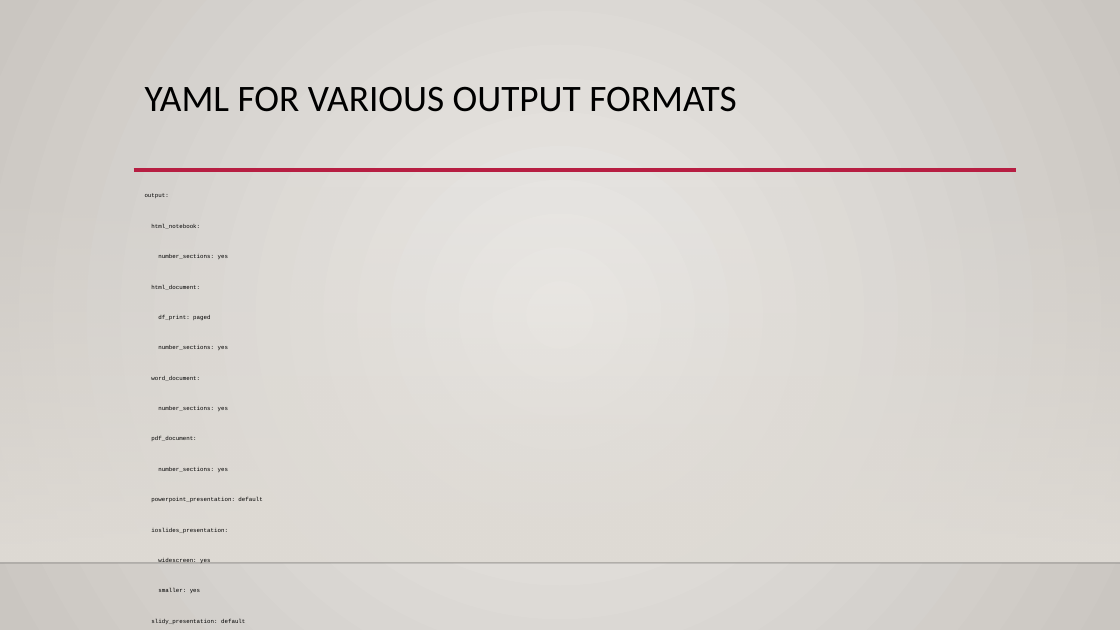
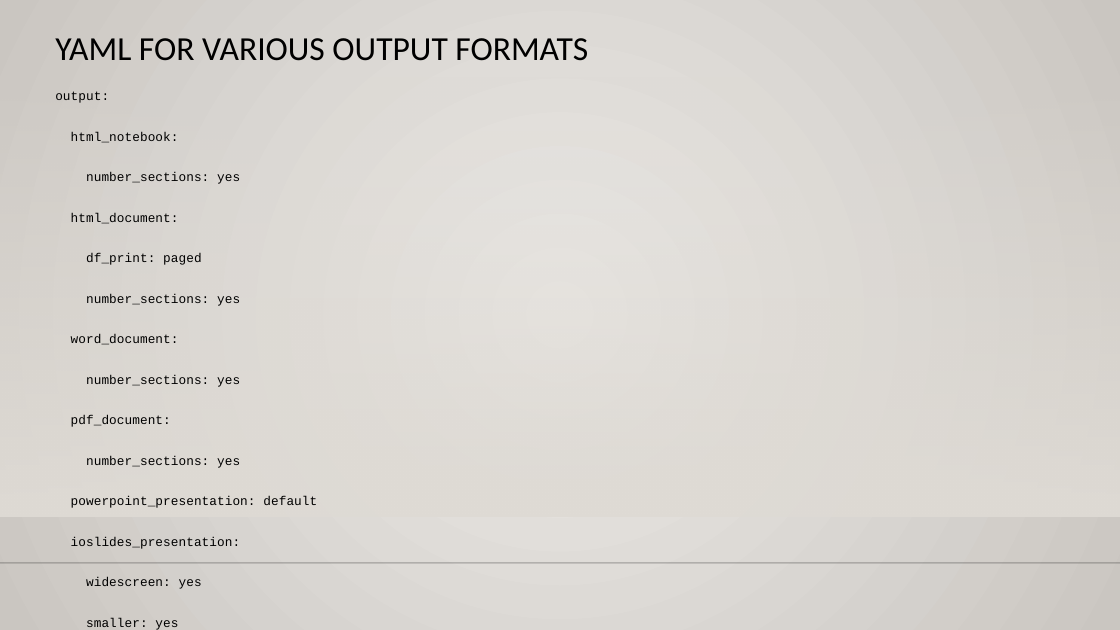
Before and after one commit to icu-hsuzuki/da4r2022_note, a slide deck: slide 11 of ref-ppt-style.pptx. Drawn at 1120x630 pixels with LibreOffice and Linux fonts; fonts in the diff are those of the drawing; background and template pictures are left out. Boxes give left, top, right and bottom in pixels: in the first picture for what was removed or moved away, otherwise in the second. Text is boxed around its words. In the diff, an @@ line names an element or a change of style, - is before the commit and + after.

```diff
--- a/ref-ppt-style.pptx
+++ b/ref-ppt-style.pptx
@@ title "YAML FOR VARIOUS OUTPUT FORMATS": place and size @@
-title "YAML FOR VARIOUS OUTPUT FORMATS" at <box>145,86,737,112</box>
+title "YAML FOR VARIOUS OUTPUT FORMATS" at <box>55,38,588,61</box>
@@ title "YAML FOR VARIOUS OUTPUT FORMATS" at <box>55,38,588,61</box>: size 24 to 21.6 pt @@
@@ rectangle: place and size @@
-rectangle at <box>0,186,1120,563</box>
+rectangle at <box>0,75,1120,516</box>
@@ text "output: html_notebook: number_sections: yes html_document: ...": place and size @@
-text "output: html_notebook: number_sections: yes html_document: ..." at <box>145,193,262,624</box>
+text "output: html_notebook: number_sections: yes html_document: ..." at <box>55,91,317,630</box>
@@ text "output: html_notebook: number_sections: yes html_document: ..." at <box>55,91,317,630</box>: size 3.8 to 8.3 pt @@
@@ line removed from (133, 169) to (1016, 169) @@
```
Also in this commit, not shown: 13 other slides changed, 37 other files.
